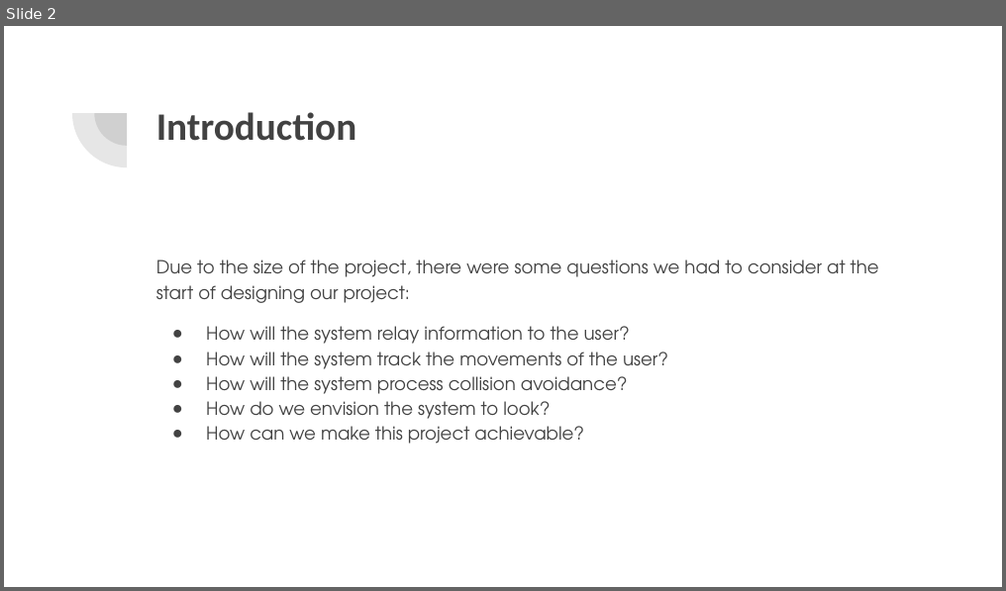
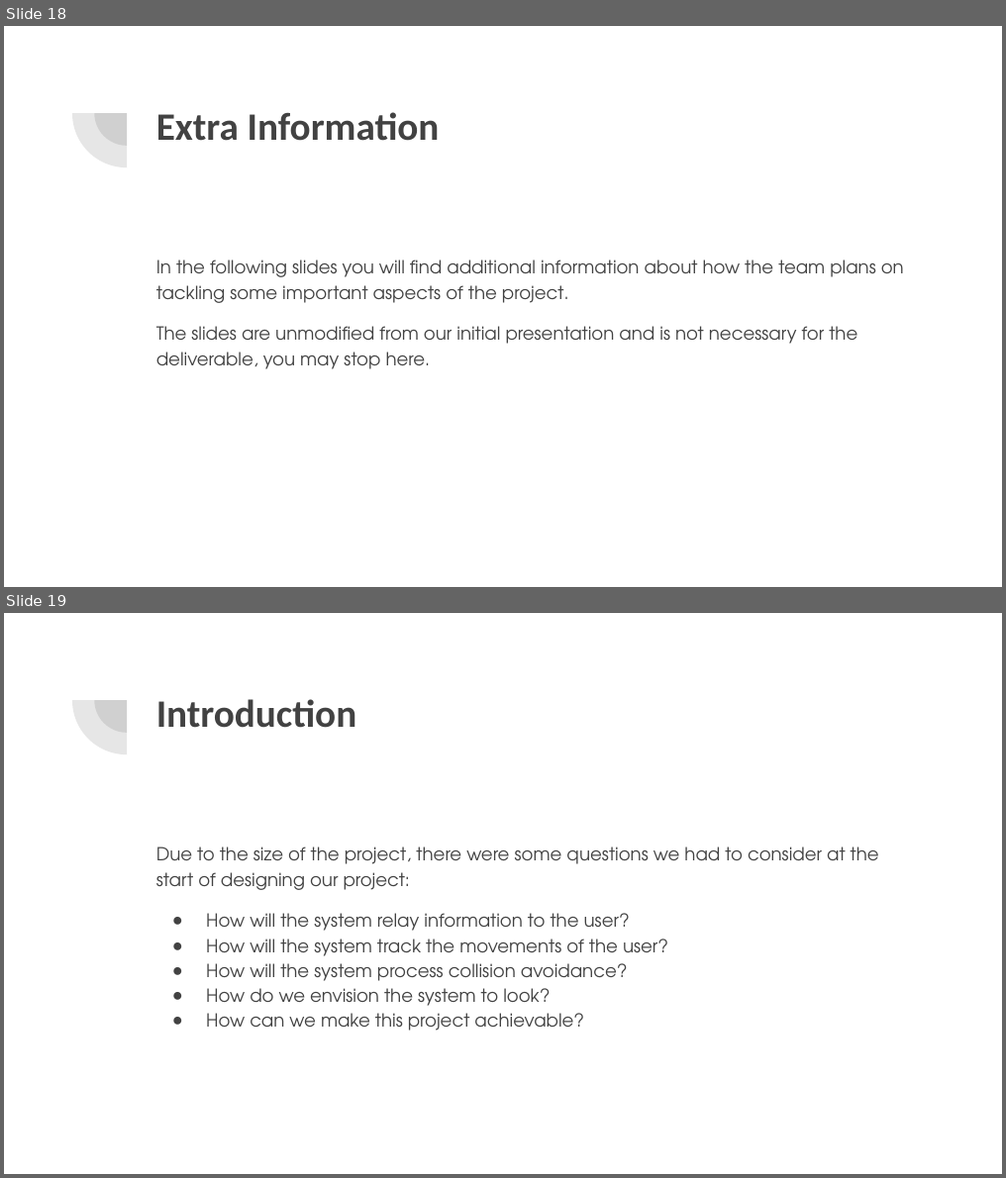
Before and after one commit to awyeasting/BlindSight, a slide deck: Documents/October Presentation.pptx. Shown one above the other, each under a label of ours: slide 2 before the commit, slides 18 and 19 after it. The pictures are 1006x591 and 1006x1178 pixels, drawn with LibreOffice and Linux fonts; fonts in the diff are those of the drawing. Boxes give left, top, right and bottom in pixels: in the first picture for what was removed or moved away, otherwise in the second. Text is boxed around its words. In the diff, an @@ line names an element or a change of style, - is before the commit and + after.

```diff
--- a/Documents/October Presentation.pptx
+++ b/Documents/October Presentation.pptx
@@ slide 18 added at [4,26,1002,587], background #FFFFFF; not listed: 2 template elements that a slide beside it also shows @@
@@ title added at [156,112,440,141], 28 pt, text #424242, bold @@
+Extra Information
@@ text added at [156,260,904,370], 13 pt, text #424242 @@
+In the following slides you will find additional information about how the team plans on tackling some important aspects of the project.
+The slides are unmodified from our initial presentation and is not necessary for the deliverable, you may stop here.
@@ what was slide 2 is now slide 19 @@
```
Also in this commit, not shown: 16 other slides added.
